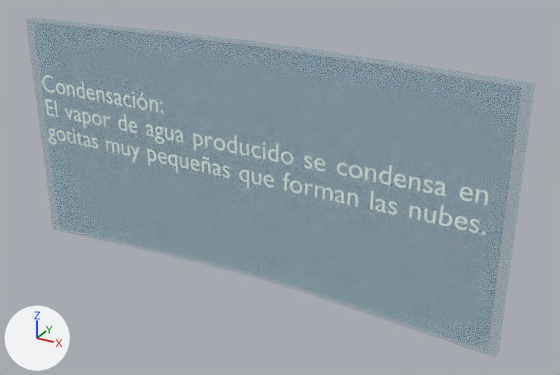
Before and after pictures for a commit that changed the glTF model assets/cond.glb.
Before and after are seen from a 50 mm camera at (2.98, -4.56, 3.52) aimed at (0.27, 0.37, 1.06). Arrows for +X, +Y and +Z are at lower left; the lights stay in place. The first picture is the older version. Where no turn or scale is listed for an object, it has been applied to the vertices.

The scene before the commit, as lines of its bpy script (objects in view):
```python
mat_material = principled_material('Material')
mat_material.base_color = (0.0, 0.69, 1.0)  # cyan #00d8ff
mat_material.metallic = 0.527
mat_material.roughness = 0.167
mat_material.alpha = 0.145
me_cube = bpy.data.meshes.new('Cube')
me_cube.from_pydata(...)  # 72 vertices, 136 faces; spans x -2.12..2.12, y -0.02..0.23, z -1.0..1.0
me_cube.materials.append(mat_material)  # cyan #00d8ff
me_text = bpy.data.meshes.new('Text')
me_text.from_pydata(...)  # 7764 vertices, 7668 faces; spans x 0.0..3.89, y 0.0, z -0.48..0.15
me_text.materials.append(mat_material_001)  # white #effff5
ob_cube = bpy.data.objects.new('Cube', me_cube)
ob_cube.location = (0.0, 0.234, 1.175)
ob_text = bpy.data.objects.new('Text', me_text)
ob_text.location = (-1.934, 0.131, 1.593)
```
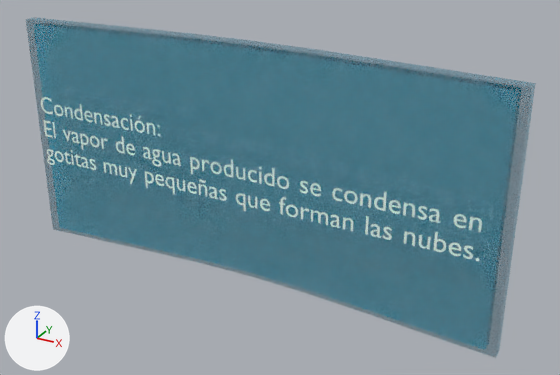
The newer file is also turned or shifted as a whole; pictures and numbers use the older file's frame.

Pixel boxes [x1, y1, x2, y2] of what changed, in the pictures (560 x 375 px):
```json
{"object": "Cube", "change": "surface changed", "before": [26, 17, 536, 358], "after": [26, 17, 536, 358]}
{"object": "Text", "change": "deleted", "before": [42, 75, 488, 235]}
{"object": "Condensacion", "change": "added", "after": [41, 97, 482, 261]}
```

Scene script edits in JSON lines:
```json
{"op": "set", "path": "mat_material.alpha", "old": "0.145", "new": "0.366"}
{"op": "add", "block": "me_text_002", "code": ["me_text_002 = bpy.data.meshes.new('Text.002')", "me_text_002.from_pydata(...)  # 7764 vertices, 7668 faces; spans x -1.94..1.95, y 0.0, z -0.12..0.51", "me_text_002.materials.append(mat_material_001)  # white #effff5"]}
{"op": "remove", "block": "ob_text", "code": ["ob_text = bpy.data.objects.new('Text', me_text)", "ob_text.location = (-1.934, 0.131, 1.593)"]}
{"op": "add", "block": "ob_condensacion", "code": ["ob_condensacion = bpy.data.objects.new('Condensacion', me_text_002)", "ob_condensacion.location = (0.0, 0.089, 1.049)"]}
```
